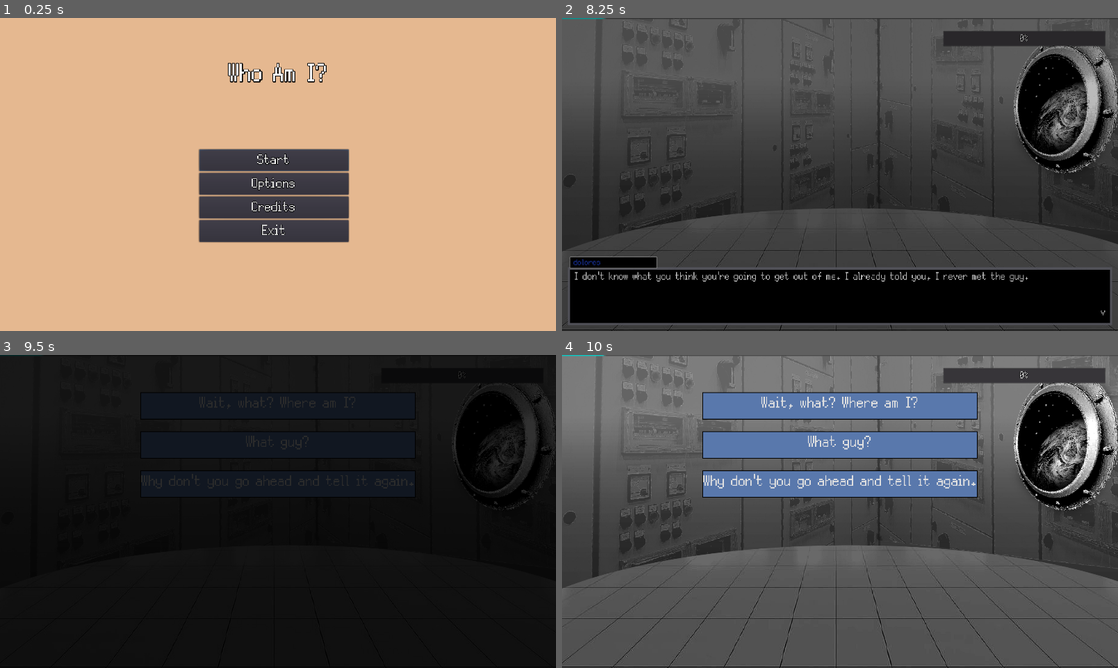
Above: before the commit, frames 1-4 (two rows, left to right).
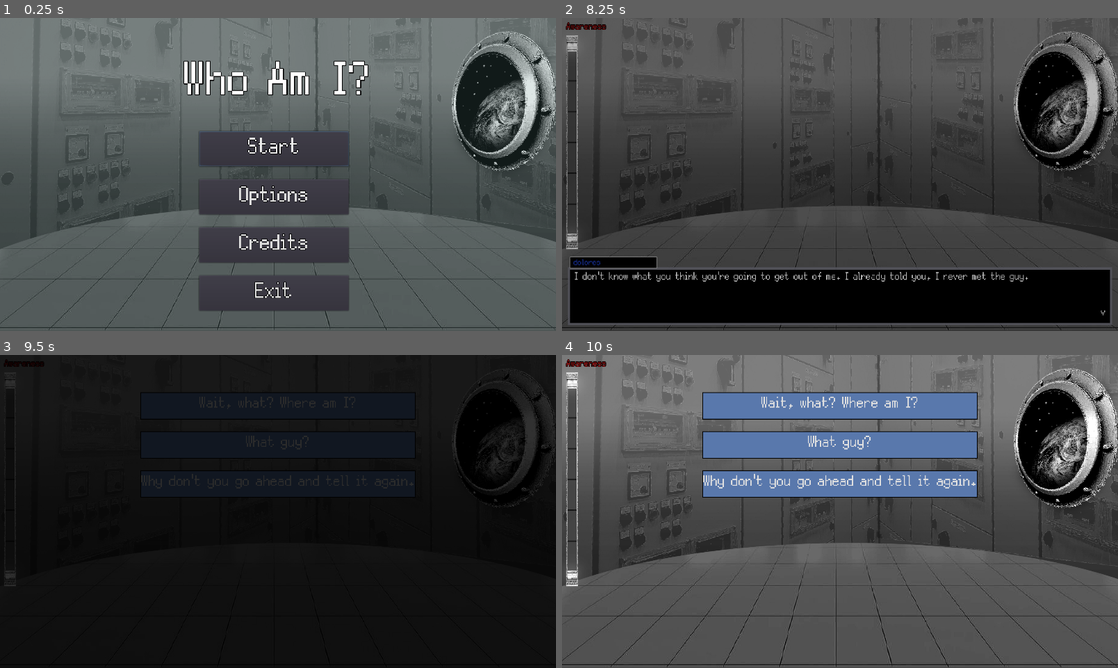
Above: after the commit, the same moments.

Repository: Bmoel/GMTK-2023
Game: Godot game, scene res://Scenes/MainMenu/main_menu.tscn
Two runs of this game, one before a commit and one after it. Both use one fixed random seed, a clock stepped at 60 frames per second and the inputs below.
Inputs (mouse positions are in pixels of both pictures, inside the frame that each line leads up to):
- Up to frame 1 (0.25 s): no input
- Up to frame 2 (8.25 s): click "Start" at 0.5 s; click (840, 296) at 1.27 s; type "Alex" at 1.35 s; tap Enter (Enter) at 2, 2.85, 3.5, 4.35, 5, 5.85, 7.35 s; move the mouse to (962, 158) at 2.02 s; hold Up (ui_up) 2.03-2.78 s; hold Enter (Enter) 2.03-2.78 s; tap Space at 2.75, 4.25, 5.75 s; move the mouse to (728, 190) at 2.77 s; hold Down (ui_down) 2.78-3.53 s; move the mouse to (895, 105) at 3.52 s; hold Enter (Enter) 3.53-4.28 s; hold Up (ui_up) 3.53-5.03 s; move the mouse to (812, 237) at 4.27 s; move the mouse to (1006, 221) at 5.02 s; hold Enter (Enter) 5.03-5.78 s; hold Down (ui_down) 5.03-7.28 s; move the mouse to (673, 127) at 5.77 s; move the mouse to (867, 174) at 6.52 s; hold Enter (Enter) 6.53-7.28 s; move the mouse to (756, 96) at 7.27 s; hold Up (ui_up) from 7.28 s (still down); move the mouse to (962, 158) at 8.02 s; hold Enter (Enter) from 8.03 s (still down)
- Up to frame 3 (9.5 s): keep holding Up (ui_up); move the mouse to (166, 527) at 8.77 s; release Enter (Enter) at 8.78 s; tap Enter (Enter) at 8.85 s
- Up to frame 4 (10 s): release Up (ui_up) at 9.5 s; click "Why don't you go ahead and te…" at 9.5 s

The runs differ from the first frame. In frame 1, 94% of the frame differs, in the area x 0-100%, y 0-100%; in frame 2, 6.4%; in frame 3, 0.4%; in frame 4, 9.4%.

Commit message:
new assets plus progress bar

Diff:
--- a/game/Assets/Font/main_menu.tres
+++ b/game/Assets/Font/main_menu.tres
@@ -3,6 +3,6 @@
 [ext_resource path="res://Assets/Font/Silver.ttf" type="DynamicFontData" id=1]
 
 [resource]
-size = 128
+size = 240
 outline_size = 2
 font_data = ExtResource( 1 )
--- a/game/Assets/Font/mm_text.tres
+++ b/game/Assets/Font/mm_text.tres
@@ -3,7 +3,7 @@
 [ext_resource path="res://Assets/Font/Silver.ttf" type="DynamicFontData" id=1]
 
 [resource]
-size = 48
+size = 75
 outline_size = 1
 outline_color = Color( 0, 0, 0, 1 )
 extra_spacing_bottom = -10
--- a/game/Scenes/Credits/Credits.tscn
+++ b/game/Scenes/Credits/Credits.tscn
@@ -8,14 +8,15 @@
 font_data = ExtResource( 2 )
 
 [node name="Credits" type="Popup"]
-margin_right = 900.0
-margin_bottom = 600.0
+visible = true
+margin_right = 1500.0
+margin_bottom = 800.0
 script = ExtResource( 1 )
 
 [node name="ColorRect" type="ColorRect" parent="."]
 anchor_right = 1.0
 anchor_bottom = 1.0
-color = Color( 0.901961, 0.882353, 0.882353, 1 )
+color = Color( 0.596078, 0.596078, 0.596078, 1 )
 
 [node name="MarginContainer" type="MarginContainer" parent="."]
 anchor_right = 1.0
@@ -23,45 +24,45 @@
 margin_left = 5.0
 
 [node name="Text" type="RichTextLabel" parent="MarginContainer"]
-margin_right = 895.0
-margin_bottom = 600.0
+margin_right = 1495.0
+margin_bottom = 800.0
 custom_fonts/normal_font = SubResource( 1 )
 bbcode_enabled = true
 bbcode_text = "[color=#4ab3ff]Fonts[/color]
---------------------------------------------------------------
+------------------------------------------------------------------------------------------------------------------
 Silver - Premiere pixel font for games
 Author: Poppy Works, Wolfgang Wozniak
 Major Contributors: Itou Hiro (PixelMPlus), leedheo (DOSGothic), ぶち
 https://poppyworks.itch.io/silver
---------------------------------------------------------------
+------------------------------------------------------------------------------------------------------------------
 
 [color=#eb1337]Art[/color]
---------------------------------------------------------------
+------------------------------------------------------------------------------------------------------------------
 Made by us
 [color=#2f783c]Music[/color]
---------------------------------------------------------------
+------------------------------------------------------------------------------------------------------------------
 Made by us
 [color=#cf8f0e]SFX[/color]
---------------------------------------------------------------
+------------------------------------------------------------------------------------------------------------------
 Made by us
---------------------------------------------------------------"
+------------------------------------------------------------------------------------------------------------------"
 text = "Fonts
---------------------------------------------------------------
+------------------------------------------------------------------------------------------------------------------
 Silver - Premiere pixel font for games
 Author: Poppy Works, Wolfgang Wozniak
 Major Contributors: Itou Hiro (PixelMPlus), leedheo (DOSGothic), ぶち
 https://poppyworks.itch.io/silver
---------------------------------------------------------------
+------------------------------------------------------------------------------------------------------------------
 
 Art
---------------------------------------------------------------
+------------------------------------------------------------------------------------------------------------------
 Made by us
 Music
---------------------------------------------------------------
+------------------------------------------------------------------------------------------------------------------
 Made by us
 SFX
---------------------------------------------------------------
+------------------------------------------------------------------------------------------------------------------
 Made by us
---------------------------------------------------------------"
+------------------------------------------------------------------------------------------------------------------"
 
 [connection signal="popup_hide" from="." to="." method="_on_Credits_popup_hide"]
--- /dev/null
+++ b/game/Scenes/Executive/AwarenessBar.gd
@@ -0,0 +1,19 @@
+extends Sprite
+
+var path = "res://Assets/Meter"
+var offenses = 0
+var words:Dictionary = {
+	0: "Blank.png",
+	1: "One.png",
+	2: "Two.png",
+	3: "Three.png",
+	4: "Four.png",
+	5: "Five.png"
+}
+
+func updateAwareness():
+	offenses += 1
+	if offenses > 5:
+		print('TODO: IMPLEMENT GAME OVER IN AwarenessBar.gd')
+		return
+	texture = load(path + words.get(offenses))
--- a/game/Scenes/Executive/Executive.gd
+++ b/game/Scenes/Executive/Executive.gd
@@ -12,8 +12,6 @@
 onready var blink = $Blink/AnimationPlayer
 onready var canvasVis = $Blink
 onready var bg_music = $bg
-
-
 
 # Called when the node enters the scene tree for the first time.
 func _ready():
--- a/game/Scenes/Executive/Executive.tscn
+++ b/game/Scenes/Executive/Executive.tscn
@@ -9,6 +9,8 @@
 [ext_resource path="res://Assets/sfx/myTongue.wav" type="AudioStream" id=7]
 [ext_resource path="res://Assets/sfx/click.wav" type="AudioStream" id=8]
 [ext_resource path="res://Assets/Background.png" type="Texture" id=9]
+[ext_resource path="res://Scenes/Executive/AwarenessBar.gd" type="Script" id=10]
+[ext_resource path="res://Assets/MeterBlank.png" type="Texture" id=11]
 
 [sub_resource type="Environment" id=13]
 background_mode = 4
@@ -92,26 +94,11 @@
 border_width_bottom = 3
 border_color = Color( 0, 0, 0, 1 )
 
-[sub_resource type="DynamicFont" id=16]
-size = 48
-outline_size = 1
+[sub_resource type="DynamicFont" id=18]
+size = 54
+outline_size = 2
 outline_color = Color( 0, 0, 0, 1 )
-extra_spacing_top = 5
-extra_spacing_bottom = -5
 font_data = ExtResource( 3 )
-
-[sub_resource type="StyleBoxFlat" id=17]
-bg_color = Color( 0.784314, 0.215686, 0.215686, 1 )
-border_width_left = 3
-border_width_top = 3
-border_width_right = 3
-border_width_bottom = 3
-border_color = Color( 0.317647, 0.317647, 0.317647, 0 )
-corner_radius_top_left = 5
-corner_radius_top_right = 5
-corner_radius_bottom_right = 5
-corner_radius_bottom_left = 5
-anti_aliasing_size = 0.396
 
 [sub_resource type="Animation" id=14]
 resource_name = "Blink"
@@ -228,7 +215,7 @@
 [node name="ButtonLayer" type="CanvasLayer" parent="."]
 
 [node name="background" type="Sprite" parent="ButtonLayer"]
-position = Vector2( 960, 544 )
+position = Vector2( 960, 536 )
 texture = ExtResource( 9 )
 
 [node name="DecisionButtons" type="VBoxContainer" parent="ButtonLayer"]
@@ -296,13 +283,20 @@
 custom_styles/normal = SubResource( 8 )
 text = "Option 4"
 
-[node name="ProgressBar" type="ProgressBar" parent="ButtonLayer"]
-margin_left = 1316.0
-margin_top = 44.0
-margin_right = 1877.0
-margin_bottom = 98.0
-custom_fonts/font = SubResource( 16 )
-custom_styles/fg = SubResource( 17 )
+[node name="AwareMeter" type="Sprite" parent="ButtonLayer"]
+position = Vector2( 840, 464 )
+scale = Vector2( 0.9, 0.9 )
+texture = ExtResource( 11 )
+script = ExtResource( 10 )
+
+[node name="Awareness" type="Label" parent="ButtonLayer/AwareMeter"]
+margin_left = -915.555
+margin_top = -506.667
+margin_right = -515.555
+margin_bottom = -445.667
+custom_colors/font_color = Color( 0.662745, 0.0941176, 0.0941176, 1 )
+custom_fonts/font = SubResource( 18 )
+text = "Awareness"
 
 [node name="textBox" parent="." instance=ExtResource( 4 )]
 
@@ -321,14 +315,6 @@
 anims/Blink = SubResource( 14 )
 anims/RESET = SubResource( 15 )
 
-[node name="ProgressBar" type="ProgressBar" parent="."]
-margin_left = 1316.0
-margin_top = 44.0
-margin_right = 1877.0
-margin_bottom = 98.0
-custom_fonts/font = SubResource( 16 )
-custom_styles/fg = SubResource( 17 )
-
 [node name="bg" type="AudioStreamPlayer" parent="."]
 stream = ExtResource( 6 )
 volume_db = -10.0
--- a/game/Scenes/MainMenu/main_menu.tscn
+++ b/game/Scenes/MainMenu/main_menu.tscn
@@ -6,6 +6,7 @@
 [ext_resource path="res://Assets/Font/main_menu.tres" type="DynamicFont" id=4]
 [ext_resource path="res://Assets/sfx/myTongue.wav" type="AudioStream" id=5]
 [ext_resource path="res://Assets/sfx/click.wav" type="AudioStream" id=6]
+[ext_resource path="res://Assets/Background.png" type="Texture" id=7]
 
 [sub_resource type="Theme" id=1]
 
@@ -17,16 +18,22 @@
 
 [node name="CanvasLayer" type="CanvasLayer" parent="."]
 
+[node name="Sprite" type="Sprite" parent="CanvasLayer"]
+position = Vector2( 960, 536 )
+texture = ExtResource( 7 )
+
 [node name="background" type="ColorRect" parent="CanvasLayer"]
 margin_right = 1920.0
 margin_bottom = 1080.0
-color = Color( 0.901961, 0.72549, 0.568627, 1 )
+color = Color( 0.352941, 0.517647, 0.505882, 0.2 )
 
 [node name="Title" type="Label" parent="CanvasLayer"]
-margin_left = 593.0
-margin_top = 138.0
-margin_right = 1327.0
-margin_bottom = 280.0
+anchor_left = 0.5
+anchor_right = 0.5
+margin_left = -368.0
+margin_top = 112.0
+margin_right = 366.0
+margin_bottom = 378.0
 theme = SubResource( 1 )
 custom_colors/font_color = Color( 1, 1, 1, 1 )
 custom_colors/font_outline_modulate = Color( 0, 0, 0, 1 )
@@ -38,20 +45,22 @@
 
 [node name="VBoxContainer" type="VBoxContainer" parent="CanvasLayer"]
 margin_left = 688.0
-margin_top = 453.0
+margin_top = 376.0
 margin_right = 1032.0
-margin_bottom = 665.0
+margin_bottom = 806.0
 grow_horizontal = 2
 grow_vertical = 2
 rect_scale = Vector2( 1.5, 1.50857 )
+custom_constants/separation = 30
 alignment = 1
 __meta__ = {
 "_edit_group_": true
 }
 
 [node name="Start" type="Button" parent="CanvasLayer/VBoxContainer" groups=["menu_buttons"]]
+margin_top = 9.0
 margin_right = 344.0
-margin_bottom = 50.0
+margin_bottom = 89.0
 focus_neighbour_top = NodePath("../Exit")
 custom_colors/font_color_disabled = Color( 1, 1, 1, 1 )
 custom_fonts/font = ExtResource( 2 )
@@ -60,27 +69,27 @@
 icon_align = 1
 
 [node name="Options" type="Button" parent="CanvasLayer/VBoxContainer" groups=["menu_buttons"]]
-margin_top = 54.0
+margin_top = 119.0
 margin_right = 344.0
-margin_bottom = 104.0
+margin_bottom = 199.0
 custom_fonts/font = ExtResource( 2 )
 group = SubResource( 2 )
 text = "Options"
 icon_align = 1
 
 [node name="Credits" type="Button" parent="CanvasLayer/VBoxContainer" groups=["menu_buttons"]]
-margin_top = 108.0
+margin_top = 229.0
 margin_right = 344.0
-margin_bottom = 158.0
+margin_bottom = 309.0
 custom_fonts/font = ExtResource( 2 )
 group = SubResource( 2 )
 text = "Credits"
 icon_align = 1
 
 [node name="Exit" type="Button" parent="CanvasLayer/VBoxContainer" groups=["menu_buttons"]]
-margin_top = 162.0
+margin_top = 339.0
 margin_right = 344.0
-margin_bottom = 212.0
+margin_bottom = 419.0
 focus_neighbour_bottom = NodePath("../Start")
 custom_fonts/font = ExtResource( 2 )
 group = SubResource( 2 )
--- a/game/Scenes/Options/Options.gd
+++ b/game/Scenes/Options/Options.gd
@@ -25,7 +25,8 @@
 * Return: None
 """
 func _on_MasterVolSlider_value_changed(value) -> void:
-	update_volume(MASTER_VOLUME,value)
+	if (Global.masterVol != -20) or (value != -20):
+		update_volume(MASTER_VOLUME,value)
 
 """
 * Pre: Slider moved
@@ -34,7 +35,8 @@
 * Return: None
 """
 func _on_MusicVolSlider_value_changed(value):
-	update_volume(MUSIC_VOLUME,value)
+	if (Global.musicVol != -20) or (value != -20):
+		update_volume(MUSIC_VOLUME,value)
 
 """
 * Pre: Slider moved
@@ -43,7 +45,8 @@
 * Return: None
 """
 func _on_SFXVolSlider_value_changed(value) -> void:
-	update_volume(SFX_VOLUME,value)
+	if (Global.sfxVol != -20) or (value != -20):
+		update_volume(SFX_VOLUME,value)
 
 """
 * Pre: one of the volume sliders was changed
--- a/game/Scenes/Options/Options.tscn
+++ b/game/Scenes/Options/Options.tscn
@@ -22,14 +22,14 @@
 font_data = ExtResource( 2 )
 
 [node name="Options" type="Popup"]
-margin_right = 900.0
-margin_bottom = 600.0
+margin_right = 1500.0
+margin_bottom = 800.0
 script = ExtResource( 1 )
 
 [node name="ColorRect" type="ColorRect" parent="."]
 anchor_right = 1.0
 anchor_bottom = 1.0
-color = Color( 0.901961, 0.882353, 0.882353, 1 )
+color = Color( 0.596078, 0.596078, 0.596078, 1 )
 
 [node name="MarginContainer" type="MarginContainer" parent="."]
 anchor_right = 1.0
@@ -38,8 +38,8 @@
 margin_right = -148.0
 
 [node name="GridContainer" type="GridContainer" parent="MarginContainer"]
-margin_right = 742.0
-margin_bottom = 600.0
+margin_right = 1342.0
+margin_bottom = 800.0
 columns = 2
 
 [node name="MasterVolText" type="Label" parent="MarginContainer/GridContainer"]
@@ -49,8 +49,8 @@
 text = "Master Volume"
 
 [node name="MasterVolSlider" type="HSlider" parent="MarginContainer/GridContainer"]
-margin_left = 216.0
-margin_right = 742.0
+margin_left = 500.0
+margin_right = 1300.0
 margin_bottom = 61.0
 size_flags_horizontal = 11
 size_flags_vertical = 1
@@ -65,9 +65,9 @@
 text = "Music Volume"
 
 [node name="MusicVolSlider" type="HSlider" parent="MarginContainer/GridContainer"]
-margin_left = 216.0
+margin_left = 500.0
 margin_top = 65.0
-margin_right = 742.0
+margin_right = 1300.0
 margin_bottom = 126.0
 size_flags_horizontal = 11
 size_flags_vertical = 1
@@ -82,9 +82,9 @@
 text = "SFX Volume"
 
 [node name="SFXVolSlider" type="HSlider" parent="MarginContainer/GridContainer"]
-margin_left = 216.0
+margin_left = 500.0
 margin_top = 130.0
-margin_right = 742.0
+margin_right = 1300.0
 margin_bottom = 191.0
 size_flags_horizontal = 3
 size_flags_vertical = 1
--- a/game/Scenes/openingScene/openingScene.gd
+++ b/game/Scenes/openingScene/openingScene.gd
@@ -1,6 +1,4 @@
 extends Node2D
-
-signal openingDone()
 
 onready var textbox = $textBox
 onready var typebox = $typeBox
Binary file added: game/Assets/MeterBlank.png
Not shown, added: game/Assets/MeterBlank.png.import
Binary file added: game/Assets/MeterFive.png
Not shown, added: game/Assets/MeterFive.png.import
Binary file added: game/Assets/MeterFour.png
Not shown, added: game/Assets/MeterFour.png.import
Binary file added: game/Assets/MeterFull.png
Not shown, added: game/Assets/MeterFull.png.import
Binary file added: game/Assets/MeterOne.png
Not shown, added: game/Assets/MeterOne.png.import
Binary file added: game/Assets/MeterThree.png
Not shown, added: game/Assets/MeterThree.png.import
(and 4 more such lines)
